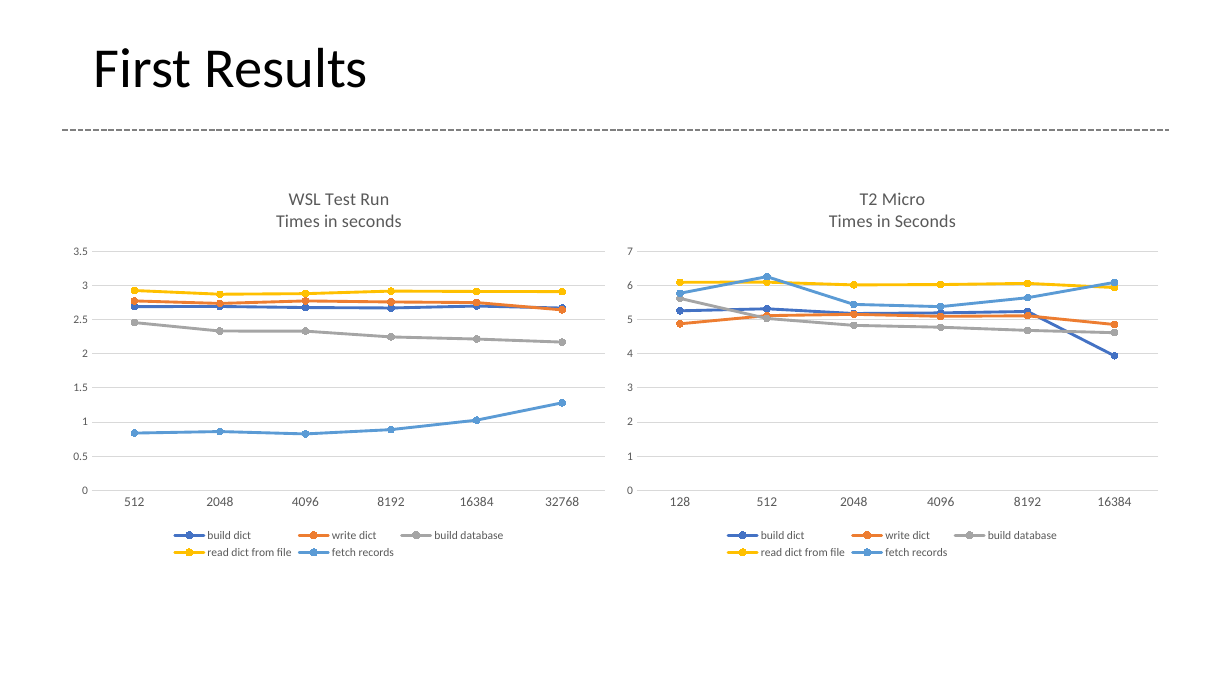
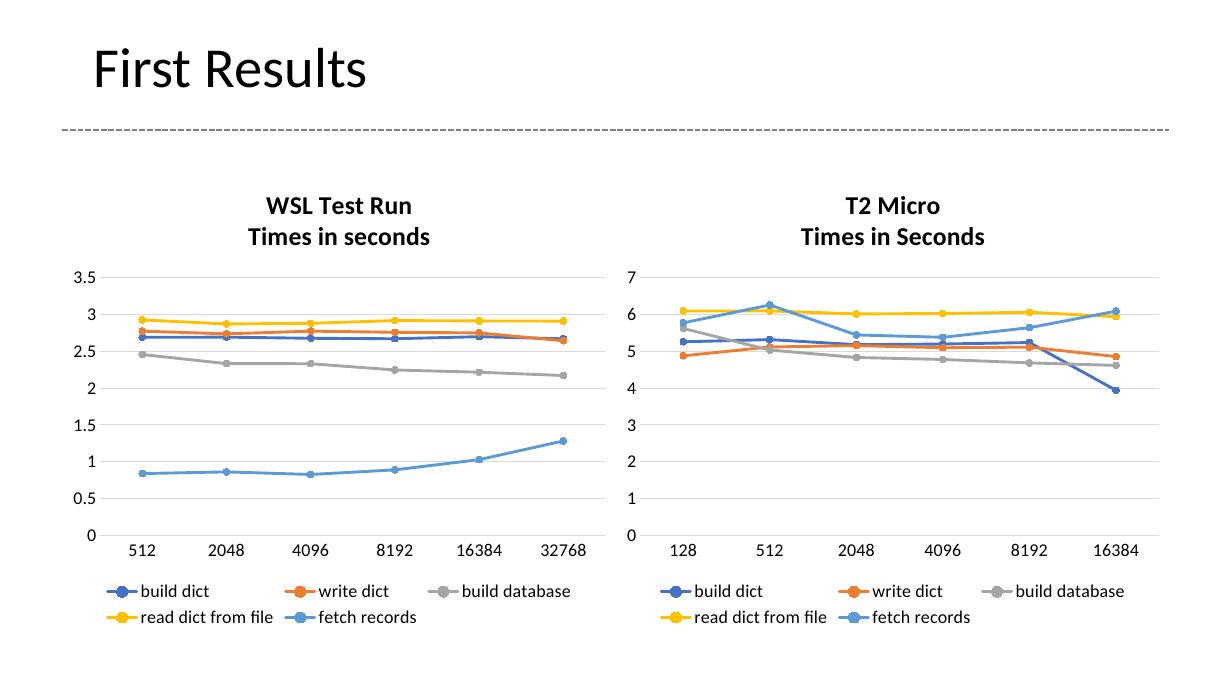
Before and after one commit to glenntu15/BuildVoterDatabase, a slide deck: slide 8 of Proj_presentation.pptx. Drawn at 1232x693 pixels with LibreOffice and Linux fonts; fonts in the diff are those of the drawing. Boxes give left, top, right and bottom in pixels: in the first picture for what was removed or moved away, otherwise in the second. Text is boxed around its words. In the diff, an @@ line names an element or a change of style, - is before the commit and + after.

```diff
--- a/Proj_presentation.pptx
+++ b/Proj_presentation.pptx
@@ line chart at [62,170,616,632] @@
@@ legend changed @@
@@ category axis changed @@
@@ value axis changed @@
@@ line chart: place and size @@
-line chart at [62,170,616,563]
+line chart at [62,170,616,632]
@@ line chart at [616,170,1171,632] @@
@@ legend changed @@
@@ category axis changed @@
@@ value axis changed @@
@@ line chart: place and size @@
-line chart at [616,170,1170,563]
+line chart at [616,170,1171,632]
```
Also in this commit, not shown: 3 other slides changed.
